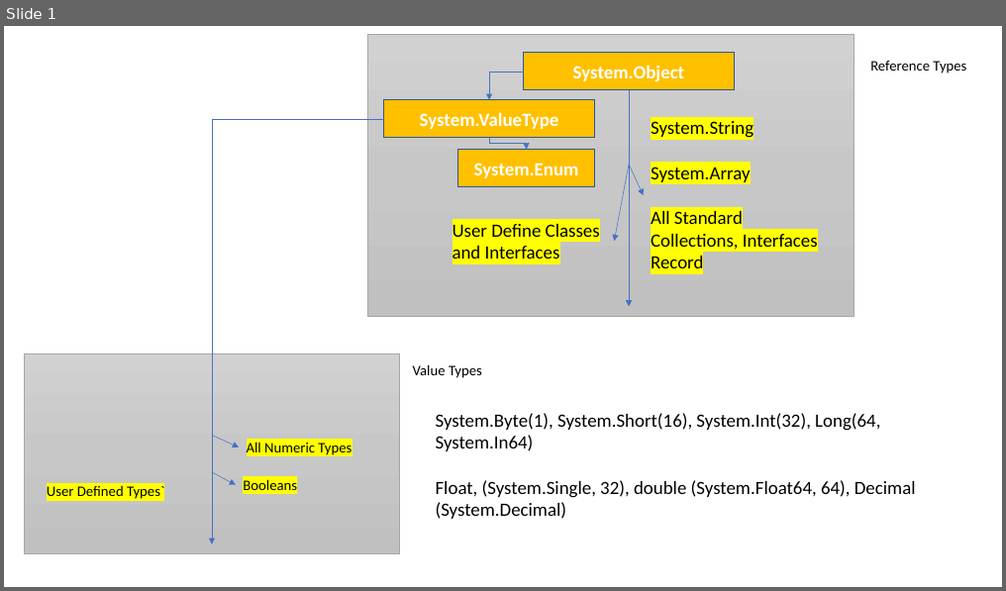
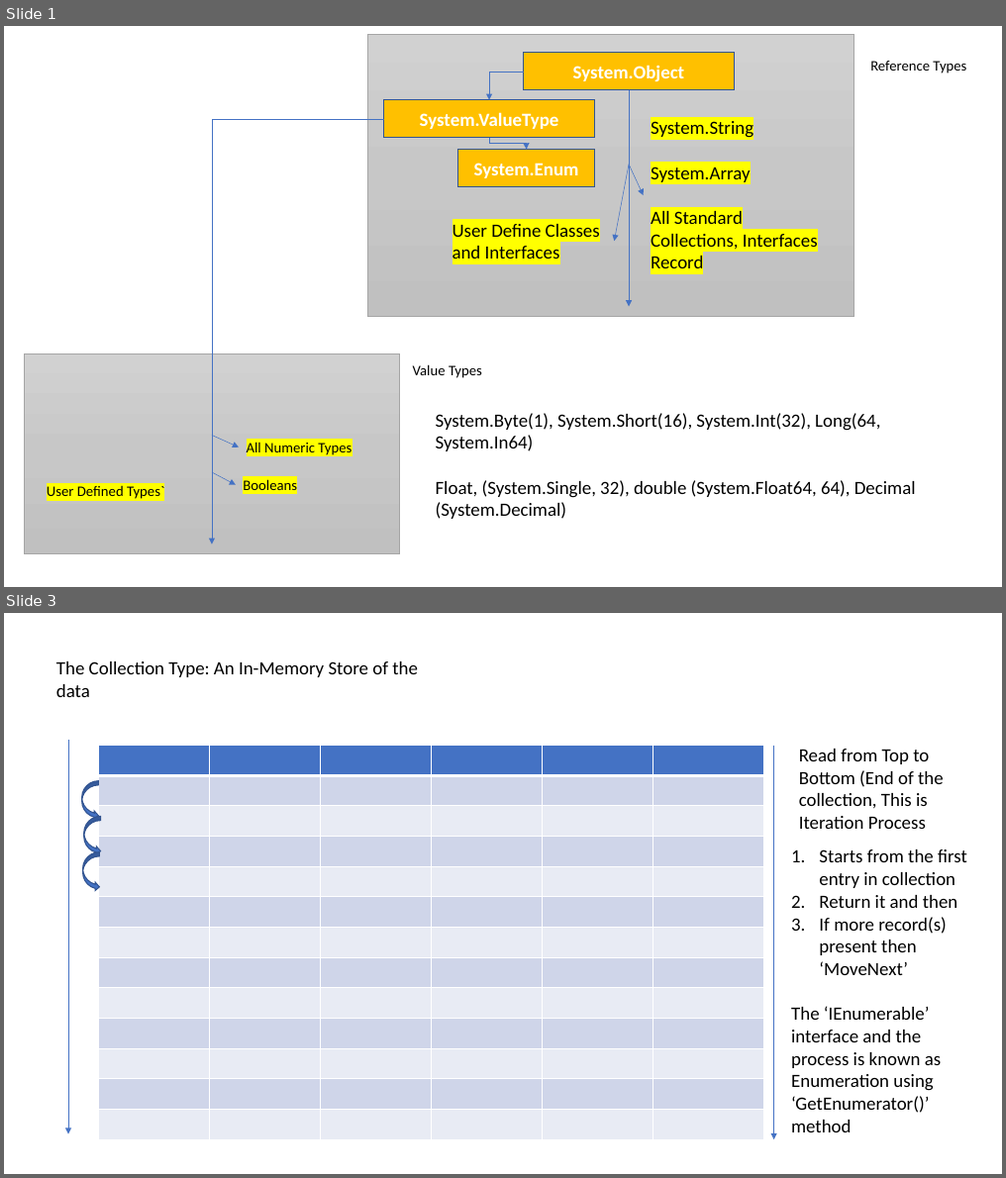
Before and after one commit to maheshsabnis/NetAppsNice, a slide deck: ppts.pptx. Shown one above the other, each under a label of ours: slide 1 before the commit, slides 1 and 3 after it; the slides between them are not shown. The pictures are 1006x591 and 1006x1178 pixels, drawn with LibreOffice and Linux fonts; fonts in the diff are those of the drawing. Boxes give left, top, right and bottom in pixels: in the first picture for what was removed or moved away, otherwise in the second. Text is boxed around its words. In the diff, an @@ line names an element or a change of style, - is before the commit and + after.

```diff
--- a/ppts.pptx
+++ b/ppts.pptx
@@ slide 3 added at (4, 613, 1002, 1174), background #FFFFFF @@
@@ text added at (56, 662, 418, 697), 18 pt, text #000000 @@
+The Collection Type: An In-Memory Store of the data
@@ arrow added from (68, 740) to (68, 1135), #4472C4 0.5 pt @@
@@ table added at (98, 746, 763, 1140), 13 rows, 6 columns @@
+ |  |  |  |  | 
+ |  |  |  |  | 
+ |  |  |  |  | 
+ |  |  |  |  | 
+ |  |  |  |  | 
+ |  |  |  |  | 
+ |  |  |  |  | 
+ |  |  |  |  | 
+ |  |  |  |  | 
+ |  |  |  |  | 
+ |  |  |  |  | 
+ |  |  |  |  | 
+ |  |  |  |  | 
@@ arrow added from (774, 746) to (774, 1140), #4472C4 0.5 pt @@
@@ text added at (799, 749, 944, 829), 18 pt, text #000000 @@
+Read from Top to Bottom (End of the collection, This is Iteration Process
@@ curved right arrow added at (82, 780, 98, 820), fill #4472C4, outline #325491 1 pt @@
@@ curved right arrow added at (84, 817, 101, 856), fill #4472C4, outline #325491 1 pt @@
@@ text added at (791, 850, 967, 1133), 18 pt, text #000000 @@
+1. Starts from the first entry in collection
+2. Return it and then
+3. If more record(s) present then ‘MoveNext’
+The ‘IEnumerable’ interface and the process is known as Enumeration using ‘GetEnumerator()’ method
@@ curved right arrow added at (82, 853, 99, 891), fill #4472C4, outline #325491 1 pt @@
```
Also in this commit, not shown: 1 slide changed, 1 other slide added, 7 other files.
